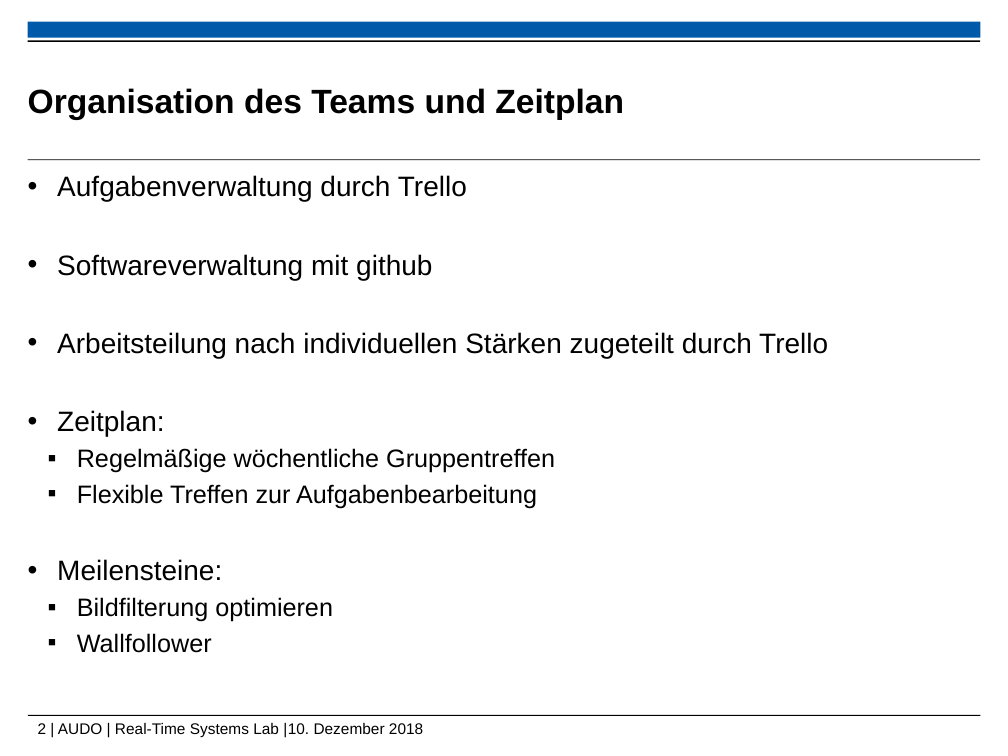
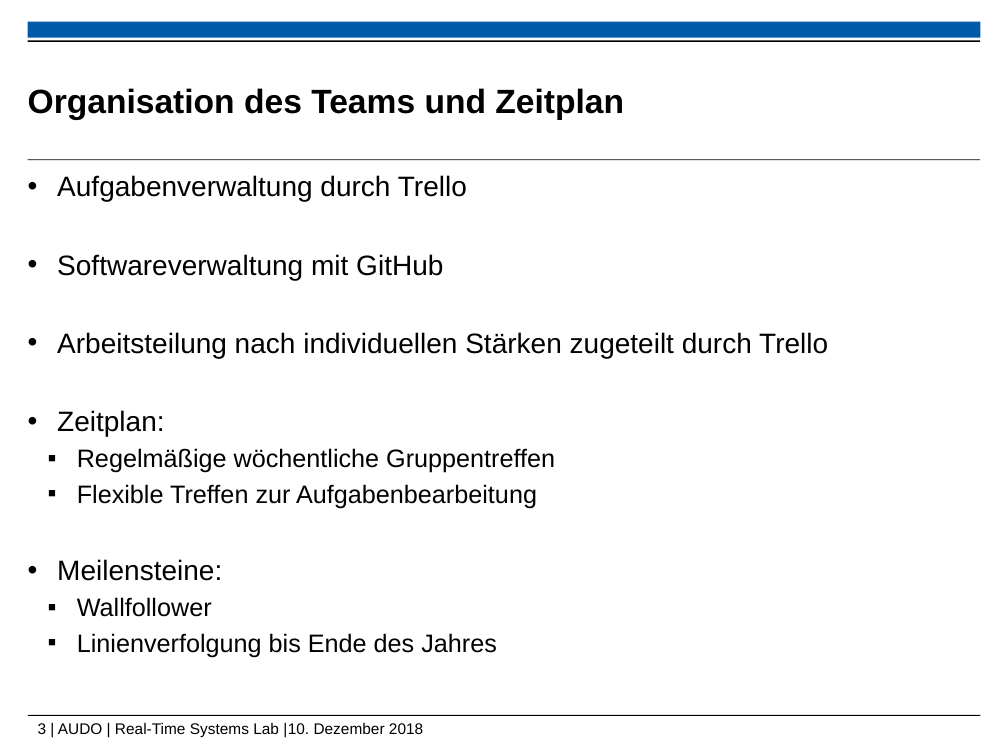
Before and after one commit to ramona3300/AUDO, a slide deck: slide 3 of Dokumente/Präsentationen/Zwischenpräsentation.pptx (slide 2 before the commit). Drawn at 1008x756 pixels with LibreOffice and Linux fonts; fonts in the diff are those of the drawing; background and template pictures are left out. Boxes give left, top, right and bottom in pixels: in the first picture for what was removed or moved away, otherwise in the second. Text is boxed around its words. In the diff, an @@ line names an element or a change of style, - is before the commit and + after.

```diff
--- a/Dokumente/Präsentationen/Zwischenpräsentation.pptx
+++ b/Dokumente/Präsentationen/Zwischenpräsentation.pptx
@@ text at [57, 254, 443, 280]: text changed @@
-• Softwareverwaltung mit github
+• Softwareverwaltung mit GitHub
@@ text at [77, 597, 333, 622]: paragraph removed @@
-  ▪ Bildfilterung optimieren
@@ text at [77, 633, 497, 657]: paragraph added @@
+  ▪ Linienverfolgung bis Ende des Jahres
@@ text at [38, 723, 423, 738]: text changed @@
-2 | AUDO | Real-Time Systems Lab |10. Dezember 2018
+3 | AUDO | Real-Time Systems Lab |10. Dezember 2018
```
Also in this commit, not shown: 4 other slides changed, 1 slide added, 1 slide removed.
